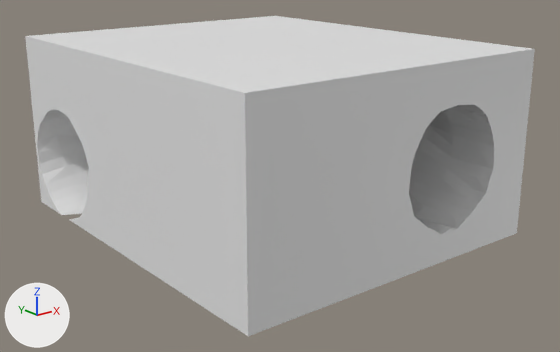
The Blender file Assets/Models/Environment/TunnelTURN90DEGREE_Zeek.blend, before and after one commit.
Camera for both pictures: a 50 mm lens placed at (-88.2, -101.4, 55.3), pointed at (-4.0, 3.9, 13.2). Lighting does not change. The marker at lower left points along +X, +Y and +Z.

Script lines for the objects in view, before the commit:
```python
me_cube_002 = bpy.data.meshes.new('Cube.002')
me_cube_002.from_pydata(...)  # 485 vertices, 447 faces; spans x -10.0..10.0, y -10.0..10.0, z -10.0..10.0
ob_cube_002 = bpy.data.objects.new('Cube.002', me_cube_002)
ob_cube_002.location = (-4.6, 7.3, 20.8)
ob_cube_002.rotation_euler = (0.0, 1.571, 0.0)  # degrees (0, 90, 0)
ob_cube_002.scale = (1.63, 3.45, 2.96)
```
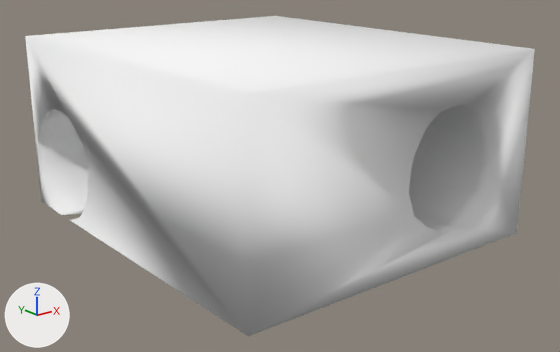
Commit message: Zeek updated 4 assets

What differs and where, as boxes (x1, y1, x2, y2) in the pictures (560 x 352 px):
'Cube.002', recoloured, shading changed: (25, 17, 535, 336) in both
part 1 of me_cube_002, shading changed: (25, 16, 535, 336) in both

The change, as a diff of the scene's bpy script:
```diff
--- a/Assets/Models/Environment/TunnelTURN90DEGREE_Zeek.blend.py
+++ b/Assets/Models/Environment/TunnelTURN90DEGREE_Zeek.blend.py
@@ mat_material @@
+mat_material = diffuse_material('Material')
+mat_material.base_color = (0.95, 0.95, 0.95)  # white #f9f9f9
@@ me_cube_002 @@
 me_cube_002.from_pydata(...)  # 485 vertices, 447 faces; spans x -10.0..10.0, y -10.0..10.0, z -10.0..10.0
 # used by ob_cube_002; location = (-4.6, 7.3, 20.8); rotation_euler = (0.0, 1.571, 0.0), in degrees (0, 90, 0); scale = (1.63, 3.45, 2.96)
+# me_cube_002 part 1: all faces are now shaded smooth (447 of 447 changed)
+me_cube_002.materials.append(mat_material)  # white #f9f9f9
```
